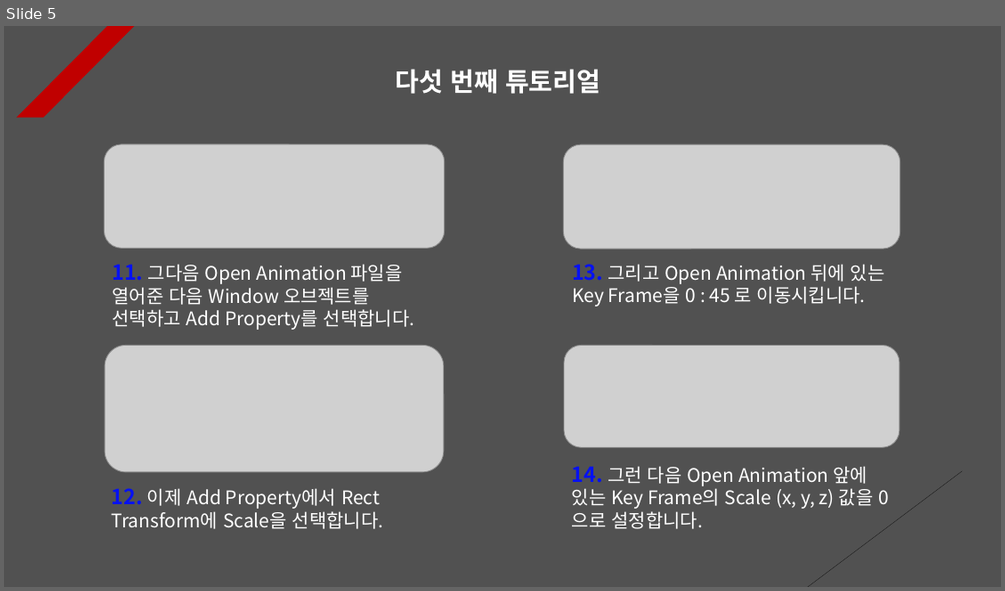
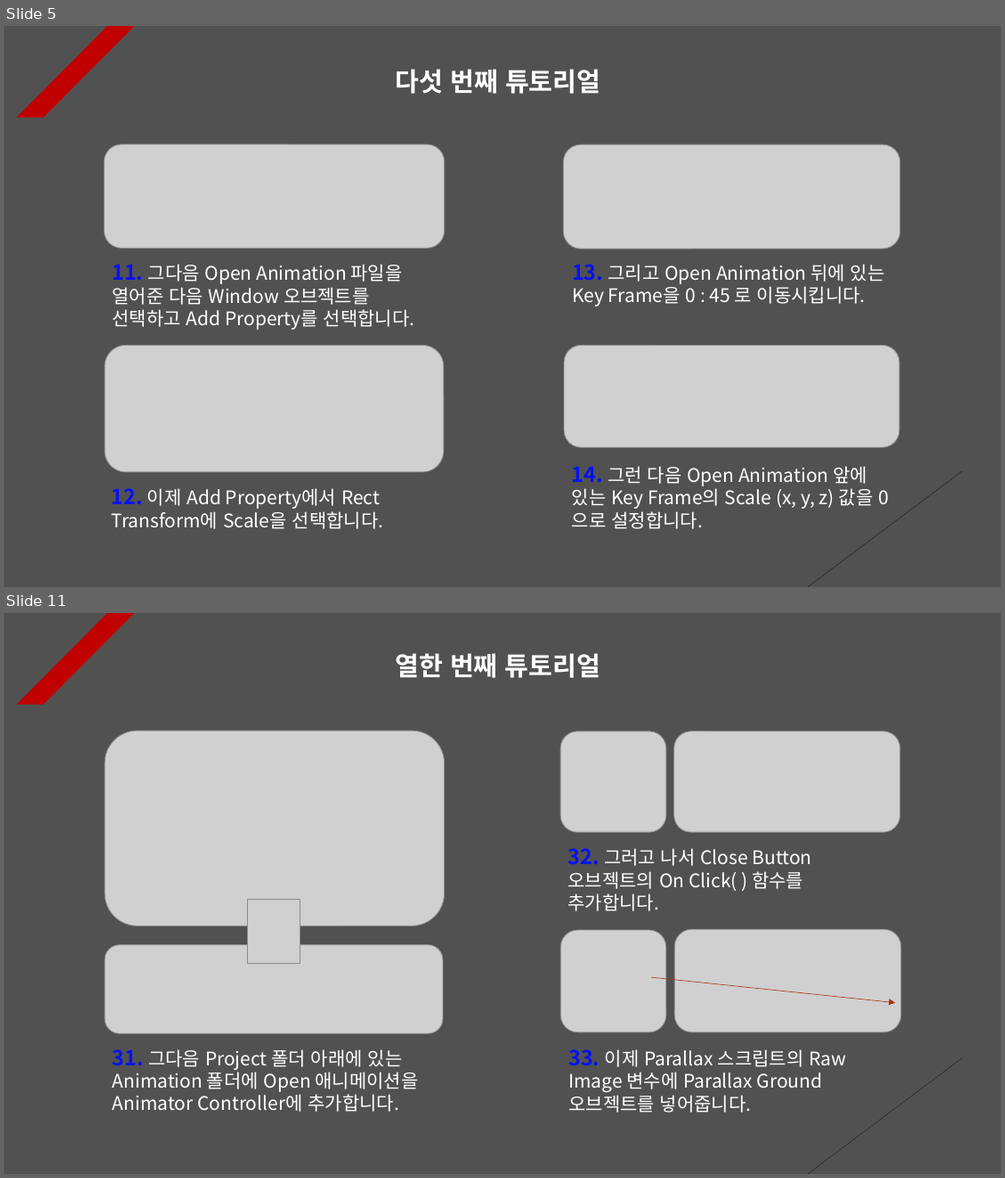
Before and after one commit to Unity2033/3D-UnityEngine, a slide deck: Assets/Animation Clip/PPT Data/Animation Clip Example.pptx. Shown one above the other, each under a label of ours: slide 5 before the commit, slides 5 and 11 after it; the slides between them are not shown. The pictures are 1005x591 and 1005x1178 pixels, drawn with LibreOffice and Linux fonts; fonts in the diff are those of the drawing; grey boxes stand for pictures. Boxes give left, top, right and bottom in pixels: in the first picture for what was removed or moved away, otherwise in the second. Text is boxed around its words. In the diff, an @@ line names an element or a change of style, - is before the commit and + after.

```diff
--- a/Assets/Animation Clip/PPT Data/Animation Clip Example.pptx
+++ b/Assets/Animation Clip/PPT Data/Animation Clip Example.pptx
@@ slide 11 added at (4, 613, 1001, 1174), background #515151; not listed: 2 template elements that a slide beside it also shows @@
@@ text added at (395, 653, 600, 678), 25 pt, text #FFFFFF, bold @@
+열한 번째 튜토리얼
@@ picture added at (105, 730, 445, 925) @@
@@ picture added at (560, 731, 666, 832) @@
@@ picture added at (674, 731, 900, 832) @@
@@ text added at (568, 848, 812, 911), 18 pt, text #FFFFFF @@
+32. 그러고 나서 Close Button 오브젝트의 On Click( ) 함수를 추가합니다.
@@ picture added at (248, 900, 300, 964) @@
@@ picture added at (560, 930, 666, 1032) @@
@@ picture added at (675, 929, 901, 1032) @@
@@ picture added at (105, 945, 443, 1034) @@
@@ arrow added from (652, 977) to (896, 1003), #A5300F 0.5 pt dashed @@
@@ text added at (113, 1049, 419, 1111), 18 pt, text #FFFFFF @@
+31. 그다음 Project 폴더 아래에 있는 Animation 폴더에 Open 애니메이션을 Animator Controller에 추가합니다.
@@ text added at (568, 1049, 846, 1112), 18 pt, text #FFFFFF @@
+33. 이제 Parallax 스크립트의 Raw Image 변수에 Parallax Ground 오브젝트를 넣어줍니다.
```
Also in this commit, not shown: 4 slides changed, 8 other slides added, 19 other files.
